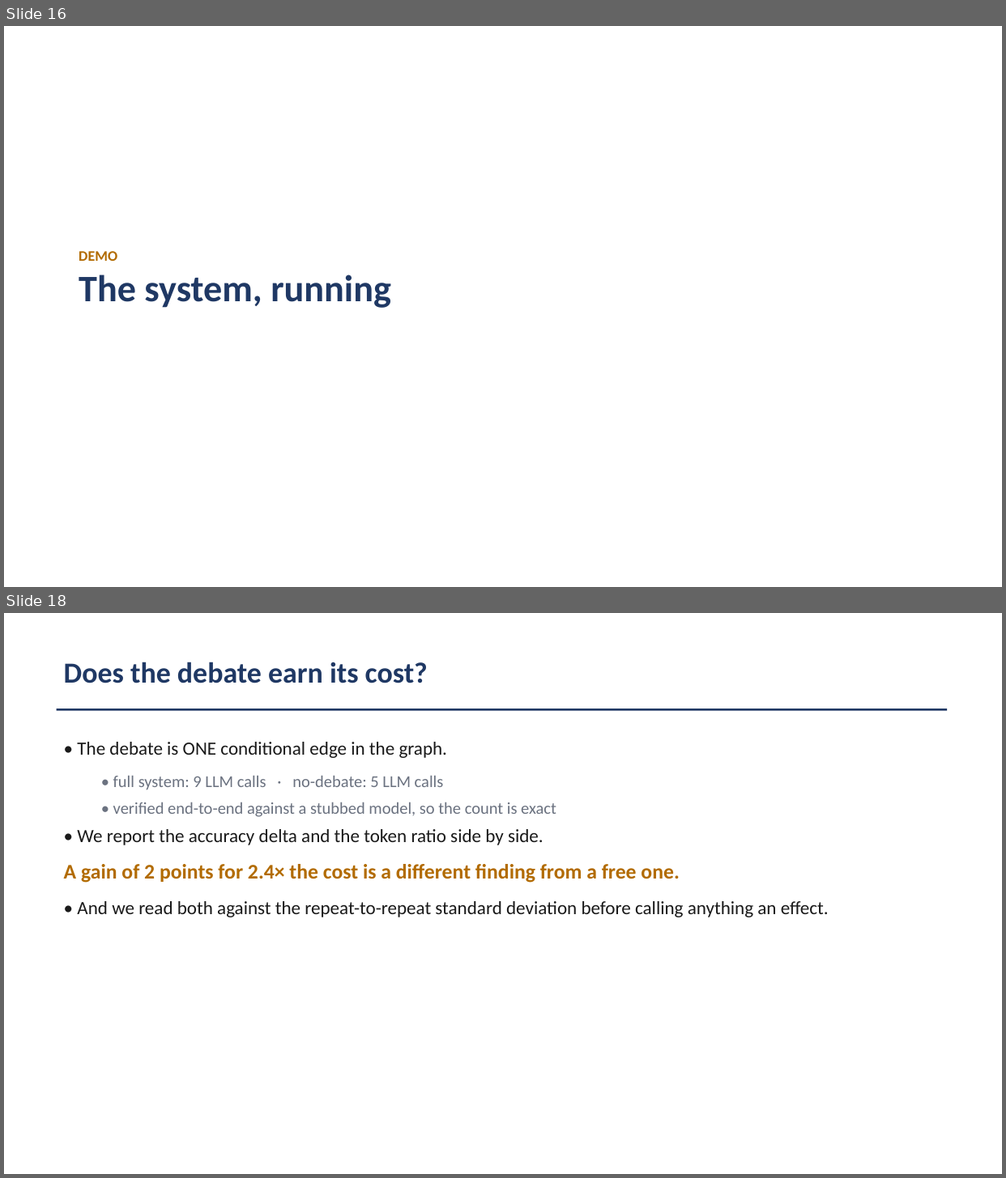
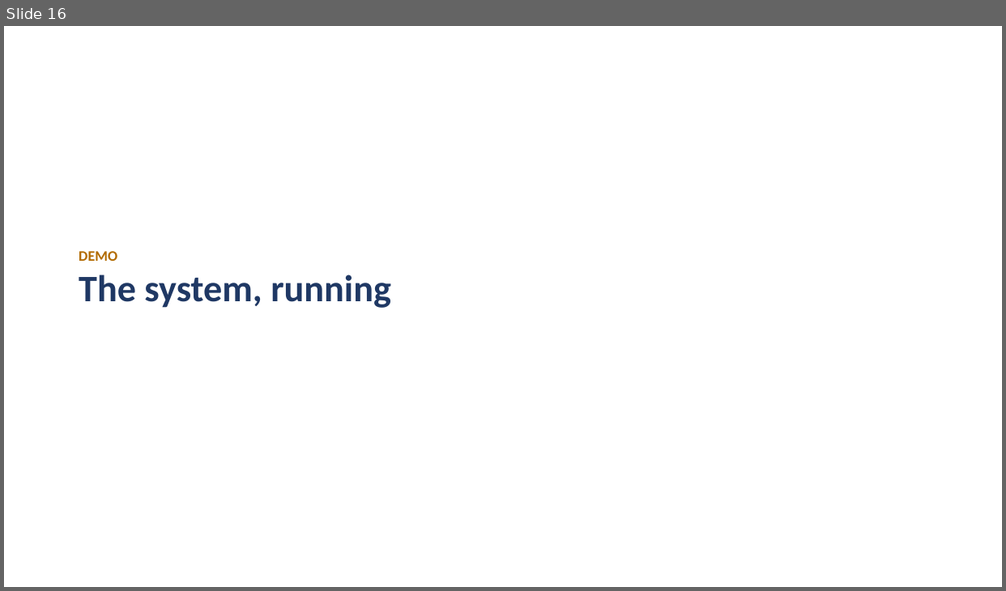
Before and after one commit to shobhitranjan2005/multi-agent-financial-forecasting, a slide deck: docs/BTP_Defence_Slides.pptx. Shown one above the other, each under a label of ours: slides 16 and 18 before the commit, slide 16 after it; the slides between them are not shown. The pictures are 1006x1178 and 1006x591 pixels, drawn with LibreOffice and Linux fonts; fonts in the diff are those of the drawing. Boxes give left, top, right and bottom in pixels: in the first picture for what was removed or moved away, otherwise in the second. Text is boxed around its words. In the diff, an @@ line names an element or a change of style, - is before the commit and + after.

Commit message:
Complete Round 1 & 2 evaluation, hermetic tests, descriptive section, and hygiene
- Hermetic tests: monkeypatch Config.GEMINI_MODEL in test_runner.py and PROGRESS_FILE in test_prefetch.py; 162 passed suite cleanly
- Reconcile Brier score: fix float formatting bug in metrics.py to format brier_score to 4 decimals (0.2880)
- Pre-registered reporting: enforce 'no supported difference' wherever 95% date-clustered CI includes 0 across ablation report, RESULTS_MAP.md, LIMITATIONS.md, thesis report, and defence slides
- Descriptive analysis: document test set market base rate (40/68 down, 58.82%), baseline bullish bias (66/68 up, 97.06%), and uninformative 0.2500 Brier floor
- Cost accounting: embed cost table with token and latency multipliers
- Hygiene: document hero-bg.jpg license/provenance, save responsive browser screenshots, record npm audit (0 vuln) and pip-audit

```diff
--- a/docs/BTP_Defence_Slides.pptx
+++ b/docs/BTP_Defence_Slides.pptx
@@ slide 18 removed at box(4, 613, 1002, 1174), background #FFFFFF @@
@@ text removed at box(64, 662, 428, 683) @@
-Does the debate earn its cost?
@@ rectangle removed at box(57, 709, 948, 711) @@
@@ text removed at box(64, 742, 829, 918) @@
-• The debate is ONE conditional edge in the graph.
-  • full system: 9 LLM calls · no-debate: 5 LLM calls
-  • verified end-to-end against a stubbed model, so the count is exact
-• We report the accuracy delta and the token ratio side by side.
-A gain of 2 points for 2.4× the cost is a different finding from a free one.
-• And we read both against the repeat-to-repeat standard deviation before calling anything an effect.
```
Also in this commit, not shown: 4 slides changed, 3 slides added, 1 other slide removed, 24 other files.
